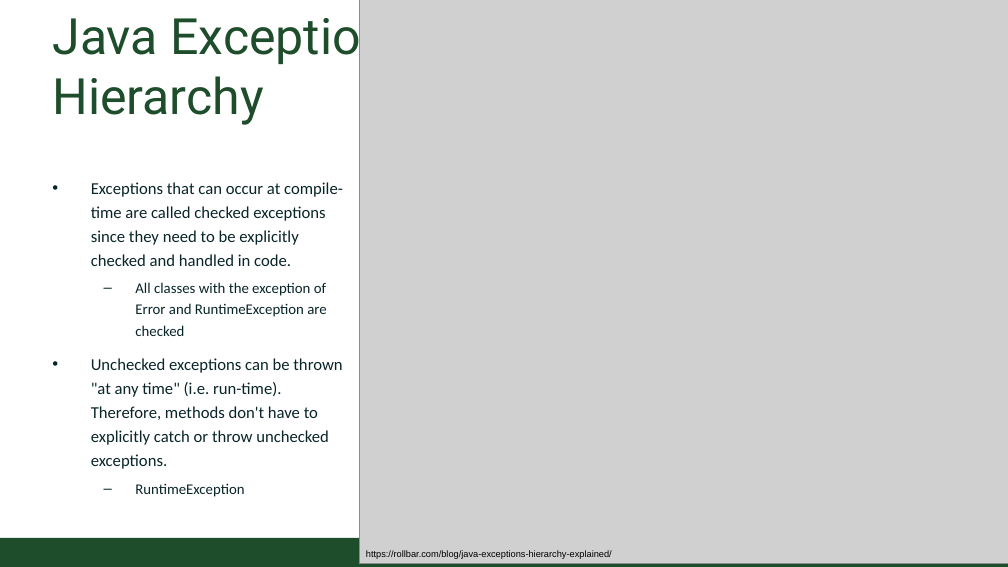
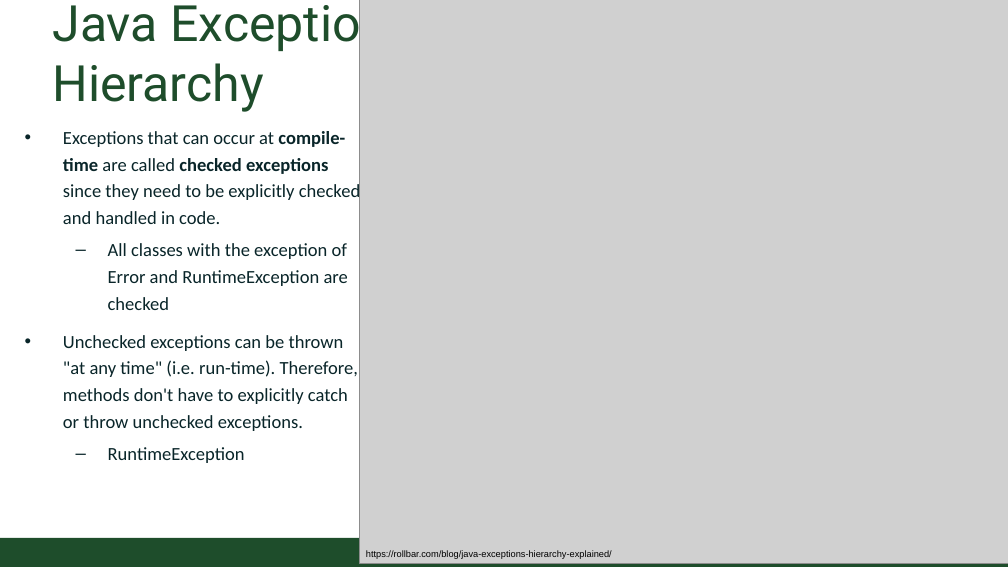
Before and after one commit to CSU-CompSci-CS163-4/Handouts, a slide deck: slide 6 of slides/On-Campus/09_02_Exceptions.pptx (slide 13 before the commit). Drawn at 1008x567 pixels with LibreOffice and Linux fonts; fonts in the diff are those of the drawing; grey boxes stand for pictures; background and template pictures are left out. Boxes give left, top, right and bottom in pixels: in the first picture for what was removed or moved away, otherwise in the second. Text is boxed around its words. In the diff, an @@ line names an element or a change of style, - is before the commit and + after.

Commit message:
Exceptions lecture updated

```diff
--- a/slides/On-Campus/09_02_Exceptions.pptx
+++ b/slides/On-Campus/09_02_Exceptions.pptx
@@ title "Java Exception Hierarchy" rewrapped from <box>52,8,388,125</box> to <box>52,0,388,112</box> @@
@@ text "Exceptions that can occur at ...": place and size @@
-text "Exceptions that can occur at ..." at <box>91,182,343,497</box>
+text "Exceptions that can occur at ..." at <box>63,131,360,463</box>
@@ text "Exceptions that can occur at ..." at <box>63,131,360,463</box>: size 18 to 20 pt in "Exceptions that can occur at compile-time are ...", "Unchecked exceptions can be thrown "at any ..."; bold on in "compile-time checked exceptions"; size 16 to 20 pt in "All classes with the exception of Error ...", "RuntimeException" @@
```
Also in this commit, not shown: 5 other slides changed, 7 slides added, 4 slides removed.
